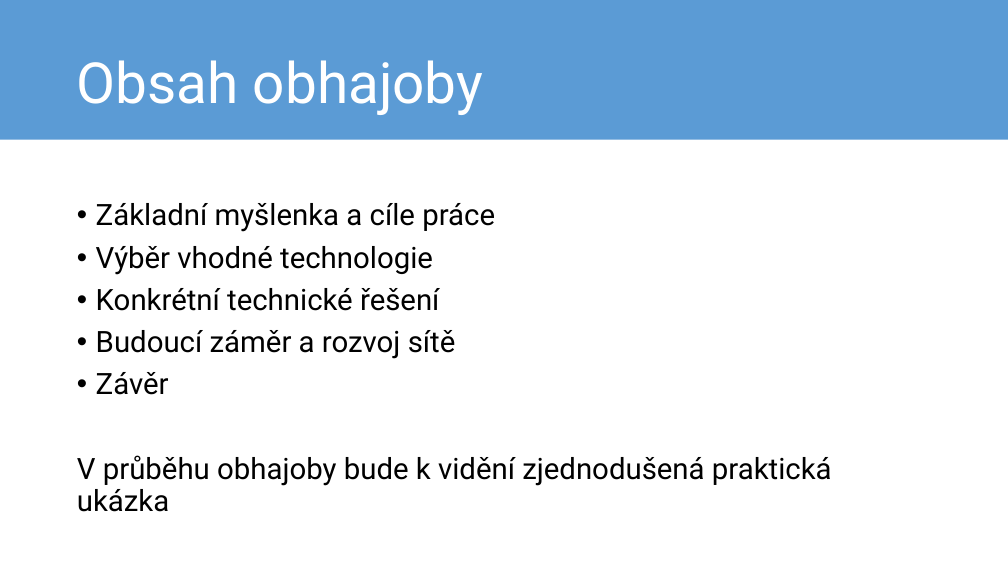
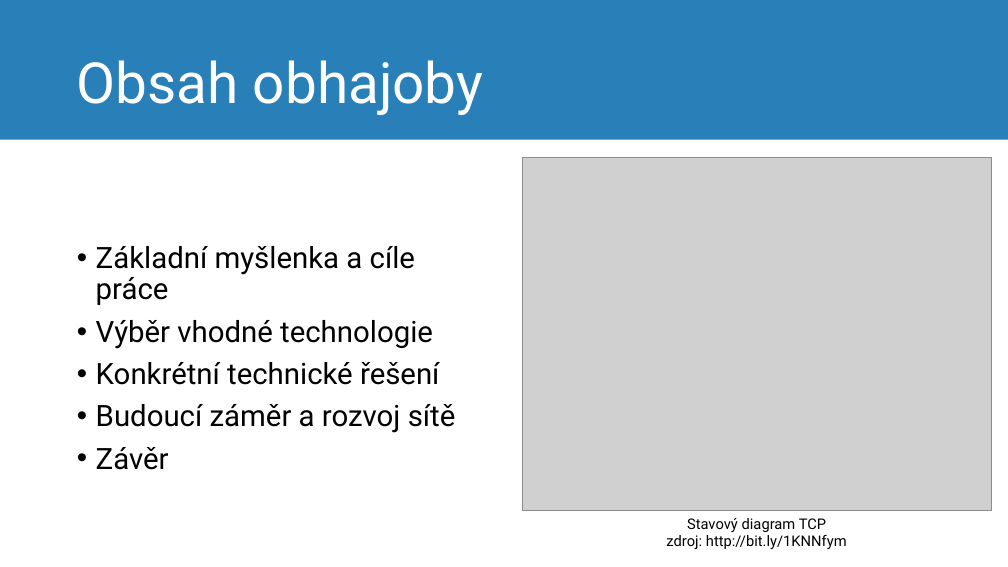
Before and after one commit to mrtnzlml-archive/Real-time-WS, a slide deck: slide 2 of obhajoba.pptx. Drawn at 1008x567 pixels with LibreOffice and Linux fonts; fonts in the diff are those of the drawing; grey boxes stand for pictures; background and template pictures are left out. Boxes give left, top, right and bottom in pixels: in the first picture for what was removed or moved away, otherwise in the second. Text is boxed around its words. In the diff, an @@ line names an element or a change of style, - is before the commit and + after.

```diff
--- a/obhajoba.pptx
+++ b/obhajoba.pptx
@@ rectangle at (x1=0, y1=0, x2=1008, y2=140): fill #5B9BD5 to #2980B9 @@
@@ picture added at (x1=523, y1=157, x2=991, y2=510) @@
@@ text at (x1=77, y1=455, x2=832, y2=512): paragraph removed @@
-V průběhu obhajoby bude k vidění zjednodušená praktická ukázka
@@ text added at (x1=666, y1=518, x2=847, y2=549), 14 pt, text #000000 @@
+Stavový diagram TCP
+zdroj: http://bit.ly/1KNNfym
```
Also in this commit, not shown: 7 other slides changed, 4 slides added, 1 other file.
